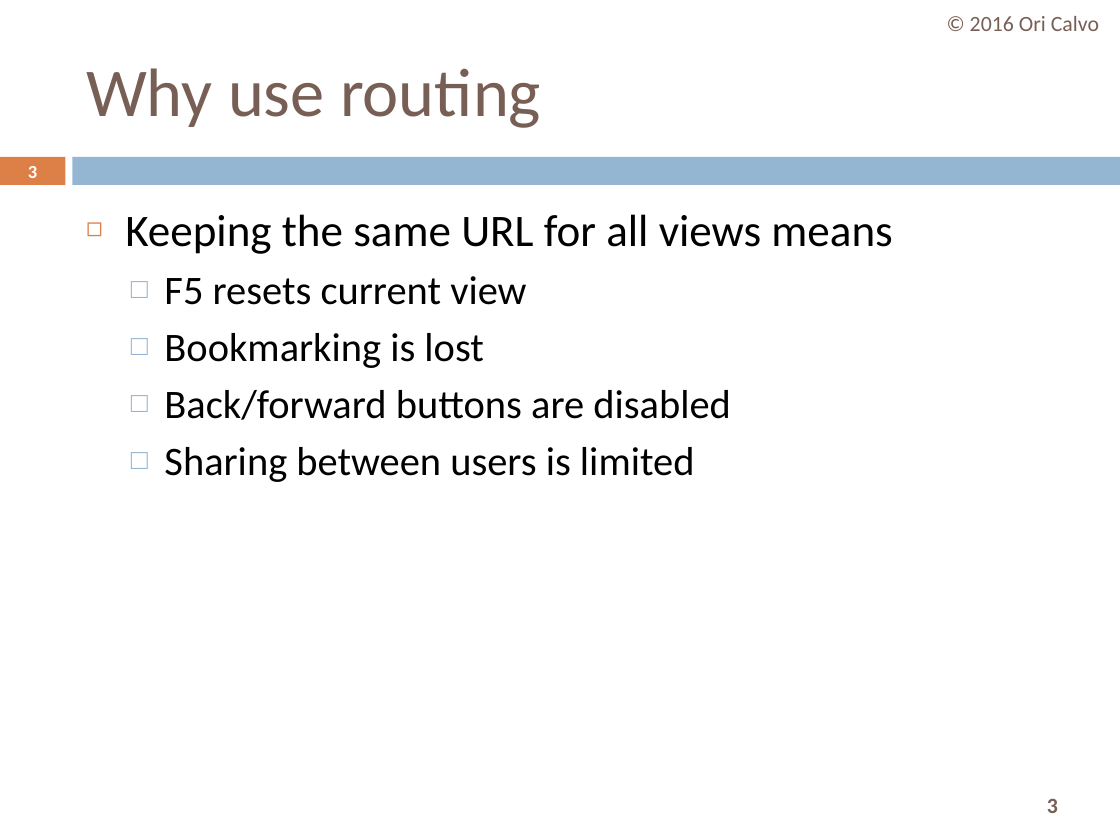
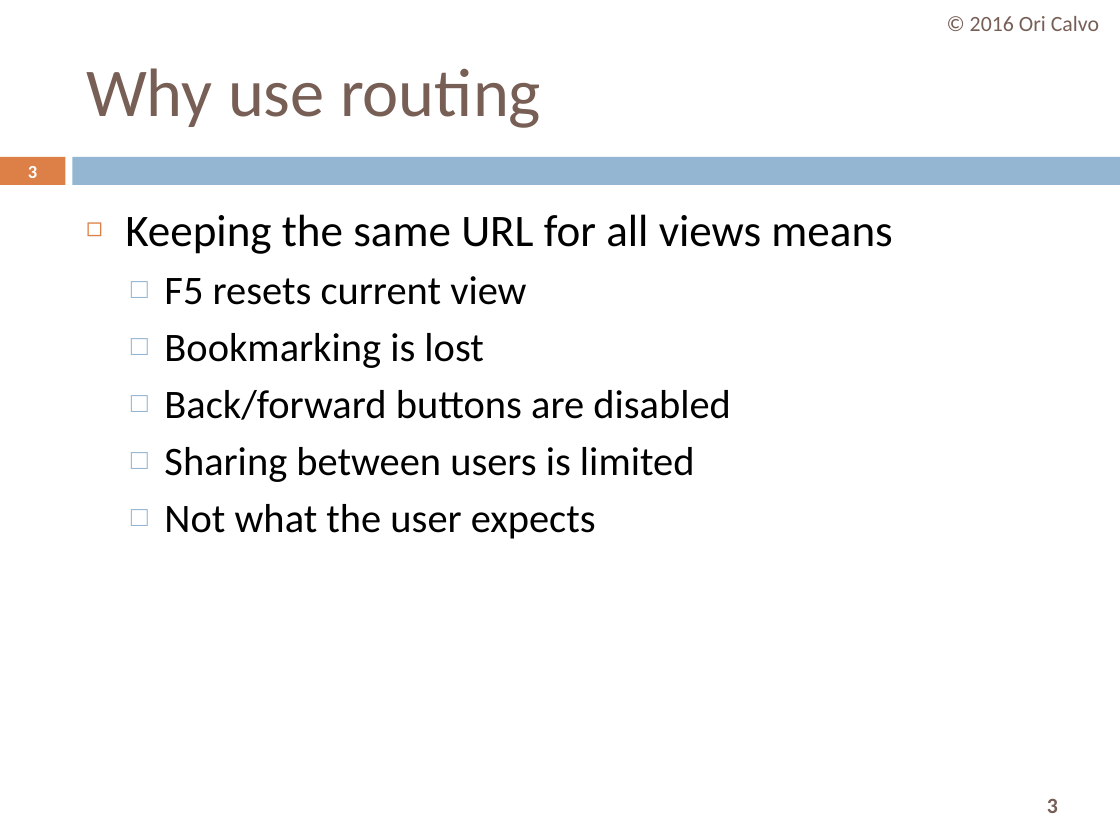
Before and after one commit to oricalvo/course-angular, a slide deck: slide 3 of PPTs/03 Routing.pptx. Drawn at 1120x840 pixels with LibreOffice and Linux fonts; fonts in the diff are those of the drawing. Boxes give left, top, right and bottom in pixels: in the first picture for what was removed or moved away, otherwise in the second. Text is boxed around its words. In the diff, an @@ line names an element or a change of style, - is before the commit and + after.

```diff
--- a/PPTs/03 Routing.pptx
+++ b/PPTs/03 Routing.pptx
@@ text at (x1=164, y1=504, x2=596, y2=539): paragraph added @@
+  □ Not what the user expects
```
Also in this commit, not shown: 5 other slides changed.
